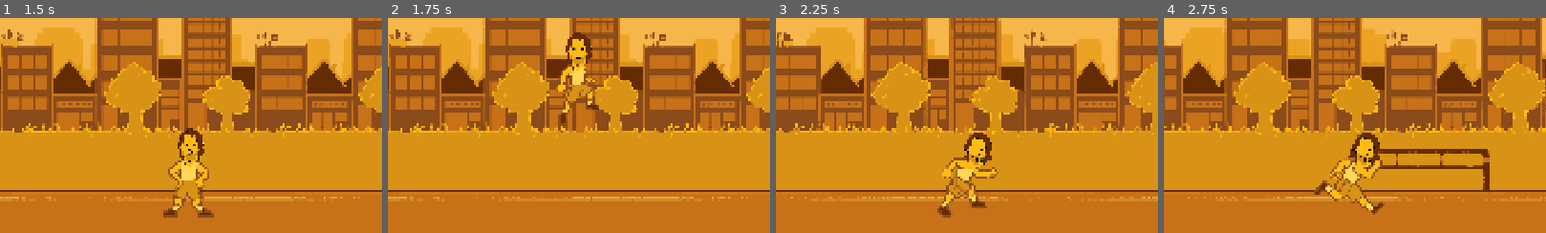
Above: before the commit, frames 1-4 (left to right).
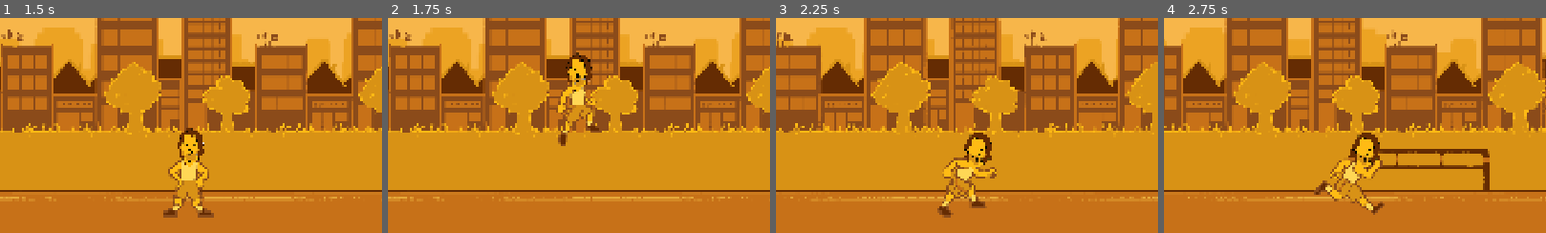
Above: after the commit, the same moments.

Repository: Ahzzak/Enjam2026_Grp5
Game: Godot game, scene res://scenes/world.tscn
The game is run twice, just before and just after one commit, with the same random seed, the same clock (stepped at 60 frames per second) and the same inputs. Sound files missing from this copy of the repository are replaced by a short silence.
Inputs (mouse positions are % of the whole screen's width and height, from its top left):
- Up to frame 1 (1.5 s): click (23, 52) at 0.5 s; tap K (Keanu_Mode) at 1.35 s
- Up to frame 2 (1.75 s): tap Space (Jump) at 1.52 s
- Up to frame 3 (2.25 s): tap D (Run) at 2.1 s
- Up to frame 4 (2.75 s): tap Space (Jump) at 2.27 s
The pictures show only the part of the screen within x 7-57%, y 36-86%; the shares and areas given below are measured in that part.

Frame 1 is identical in both runs. In frame 2, 3.3% of the frame differs, in the area x 44-56%, y 6-60%; in frame 3, 0.2%; in frame 4, less than 0.1%.

Commit message:
fix(player) : jump height 230px

Diff:
--- a/enjam-2026/prefabs/player.tscn
+++ b/enjam-2026/prefabs/player.tscn
@@ -177,6 +177,7 @@
 [node name="PlayerCharacter" type="CharacterBody2D" unique_id=776062280]
 script = ExtResource("1_4dohe")
 run_speed = 200.0
+jump_height = 230.0
 
 [node name="StandShape" type="CollisionShape2D" parent="." unique_id=1606157982]
 position = Vector2(0, -130)
--- a/enjam-2026/scenes/world.tscn
+++ b/enjam-2026/scenes/world.tscn
@@ -28,6 +28,7 @@
 [node name="PlayerCharacter" parent="." unique_id=776062280 instance=ExtResource("2_rwgxs")]
 position = Vector2(1141, 917)
 run_speed = 1500.0
+jump_height = 230.0
 
 [node name="Camera2D" type="Camera2D" parent="." unique_id=1762616151 node_paths=PackedStringArray("player")]
 anchor_mode = 0
